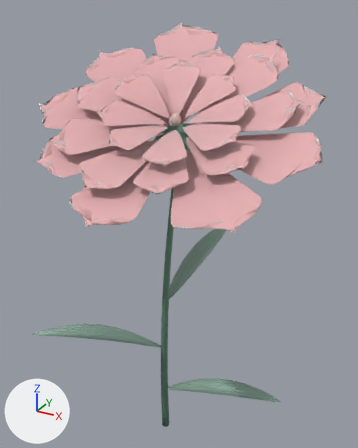
Before and after pictures for a commit that changed the glTF model www/models/flowers/carnation-common-v2.glb.
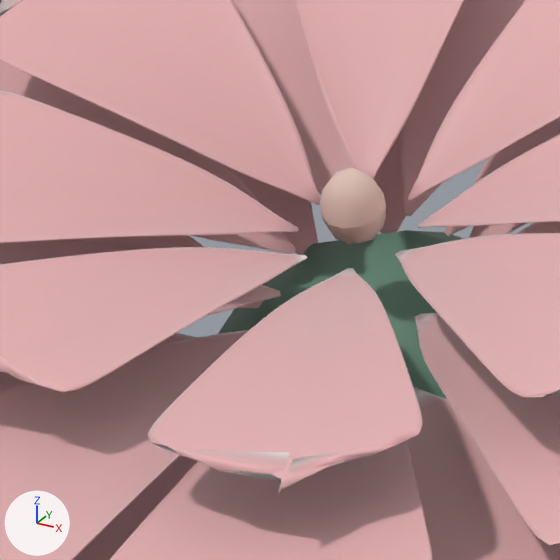
Each version appears first whole from a 50 mm lens placed at (0.894, -1.498, 1.778), pointed at (0.05, 0.036, 1.01), and next in a close-up on the part from 33% to 59% of the width and 19% to 40% of the height. The lights are fixed; the arrows at lower left show +X, +Y and +Z. The last two pictures show the newer version. Vertices at exactly the same position are counted once.

Names of what the first close-up shows: 'carnation-common-v2-center', 'carnation-common-v2-petal', 'carnation-common-v2-stem'.
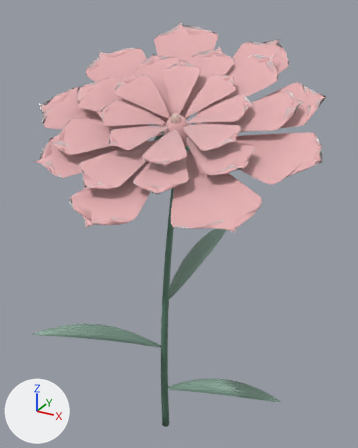
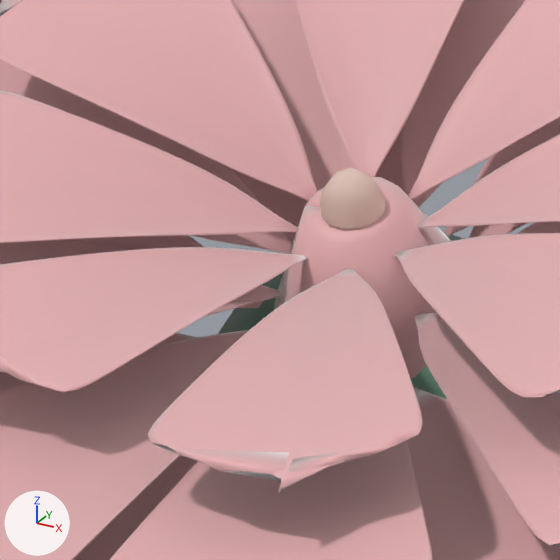
The change, as a diff of the scene's bpy script:
```diff
--- a/www/models/flowers/carnation-common-v2.glb.py
+++ b/www/models/flowers/carnation-common-v2.glb.py
@@ me_carnation_common_v2_petal @@
 # used by ob_carnation_common_v2_petal; location = (0.0, 0.0, 0.0)
-me_carnation_common_v2_petal.from_pydata(...)  # 10868 vertices, 21632 faces; spans x -0.429..0.605, y -0.529..0.379, z 1.216..1.725
+me_carnation_common_v2_petal.from_pydata(...)  # 10984 vertices, 21868 faces; spans x -0.429..0.605, y -0.529..0.379, z 1.216..1.725
+# me_carnation_common_v2_petal part 1: a new loose piece of 116 vertices spanning x 0.003..0.158, y -0.079..0.065, z 1.301..1.443, in mat_carnation_petal
 me_carnation_common_v2_petal.materials.append(mat_carnation_petal)
```

Pixel boxes (x1, y1, x2, y2) of what changed, in the close-ups (560 x 560 px):
part 1 of me_carnation_common_v2_petal, added (pink)
    after: (274, 177, 451, 378)
'carnation-common-v2-stem', unchanged, covered by the edit
    before: (218, 230, 464, 399)
    after: (218, 232, 464, 399)
